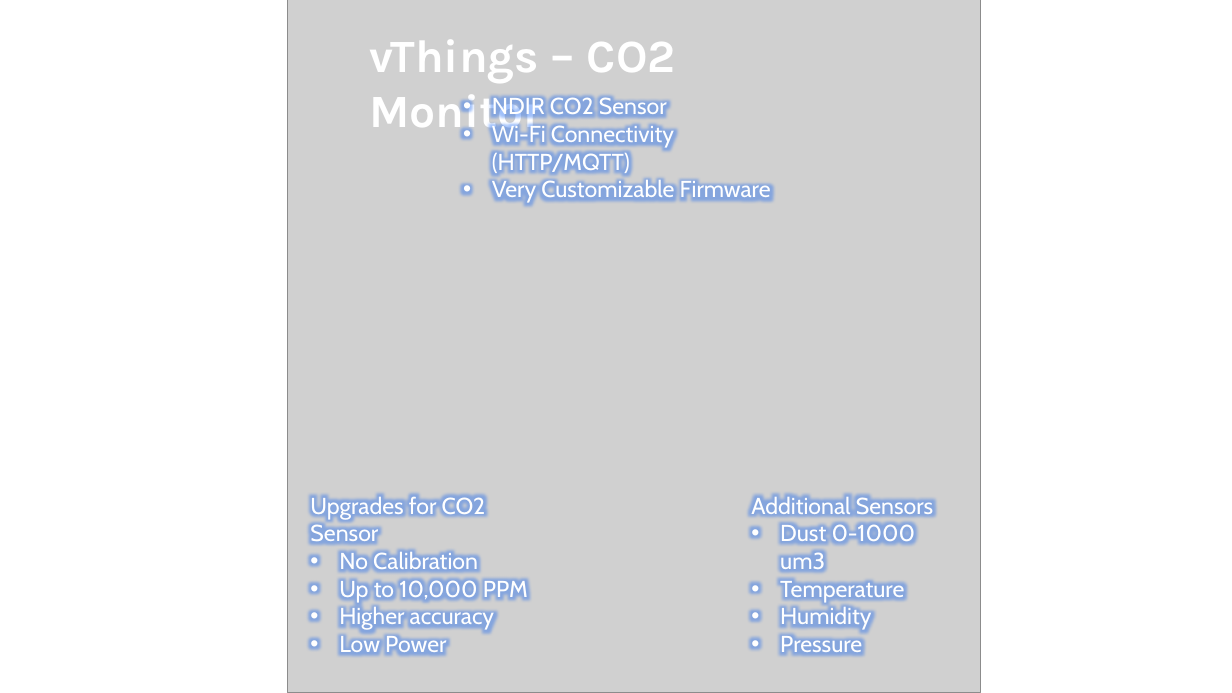
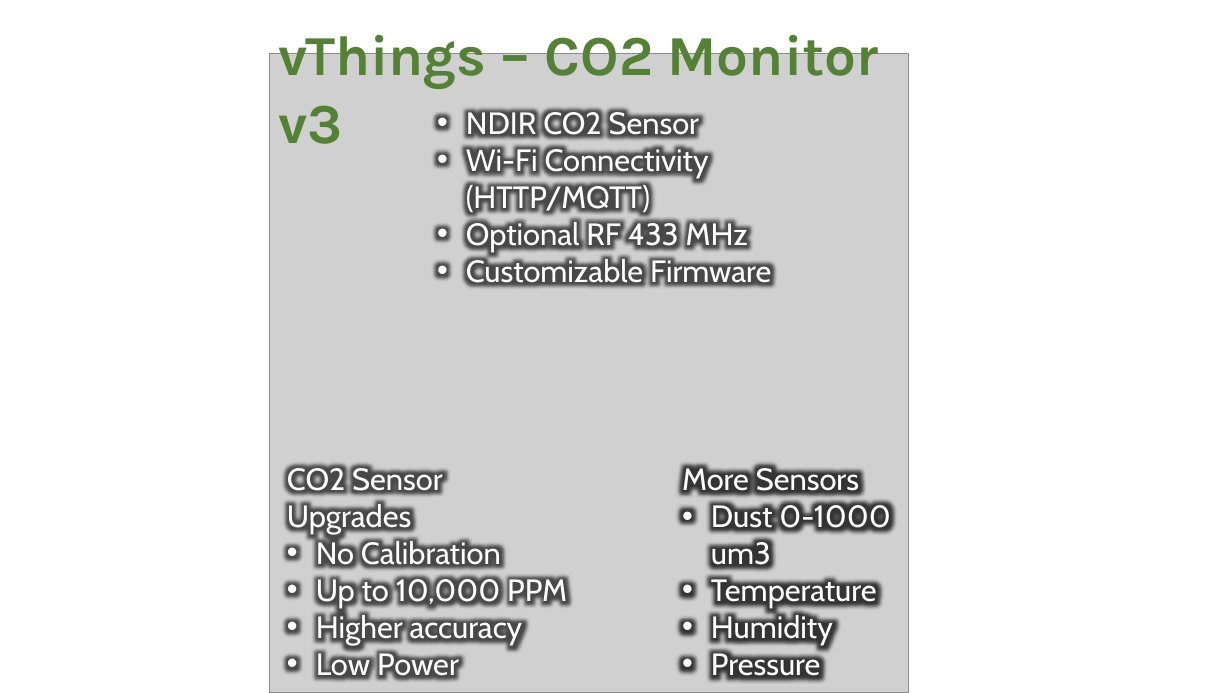
Before and after one commit to vlast3k/vAirMonitor, a slide deck: slide 1 of media/CO2Monitor Sales pic.pptx. Drawn at 1232x693 pixels with LibreOffice and Linux fonts; fonts in the diff are those of the drawing; grey boxes stand for pictures. Boxes give left, top, right and bottom in pixels: in the first picture for what was removed or moved away, otherwise in the second. Text is boxed around its words. In the diff, an @@ line names an element or a change of style, - is before the commit and + after.

```diff
--- a/media/CO2Monitor Sales pic.pptx
+++ b/media/CO2Monitor Sales pic.pptx
@@ text at [279,25,879,144]: text changed; size 36 to 44 pt; text colour #FFFFFF to #548235 @@
-vThings – CO2 Monitor
+vThings – CO2 Monitor v3
@@ picture: place and size @@
-picture at [287,0,981,693]
+picture at [270,54,909,693]
@@ text "NDIR CO2 Sensor": place and size @@
-text "NDIR CO2 Sensor" at [492,94,771,204]
+text "NDIR CO2 Sensor" at [466,108,771,288]
@@ text at [466,108,709,214]: size 18 to 24 pt in "NDIR CO2 Sensor", "Wi-Fi Connectivity (HTTP/MQTT)" @@
@@ text at [466,218,771,288]: text changed; size 18 to 24 pt @@
-• Very Customizable Firmware
+• Optional RF 433 MHz
+• Customizable Firmware
@@ text "CO2 Sensor Upgrades": place and size @@
-text "CO2 Sensor Upgrades" at [310,494,528,654]
+text "CO2 Sensor Upgrades" at [287,464,567,682]
@@ text at [287,464,443,534]: text changed; size 18 to 24 pt @@
-Upgrades for CO2 Sensor
+CO2 Sensor Upgrades
@@ text "More Sensors": place and size @@
-text "More Sensors" at [751,494,933,653]
+text "More Sensors" at [682,464,890,682]
@@ text at [682,464,859,497]: text changed; size 18 to 24 pt @@
-Additional Sensors
+More Sensors
@@ text at [711,501,890,682]: size 18 to 24 pt in "Dust 0-1000 um3", "Temperature", "Humidity", "Pressure" @@
@@ text at [316,538,567,682]: size 18 to 24 pt in "No Calibration", "Up to 10,000 PPM", "Higher accuracy", "Low Power" @@
```
Also in this commit, not shown: 1 slide added, 8 other files.
